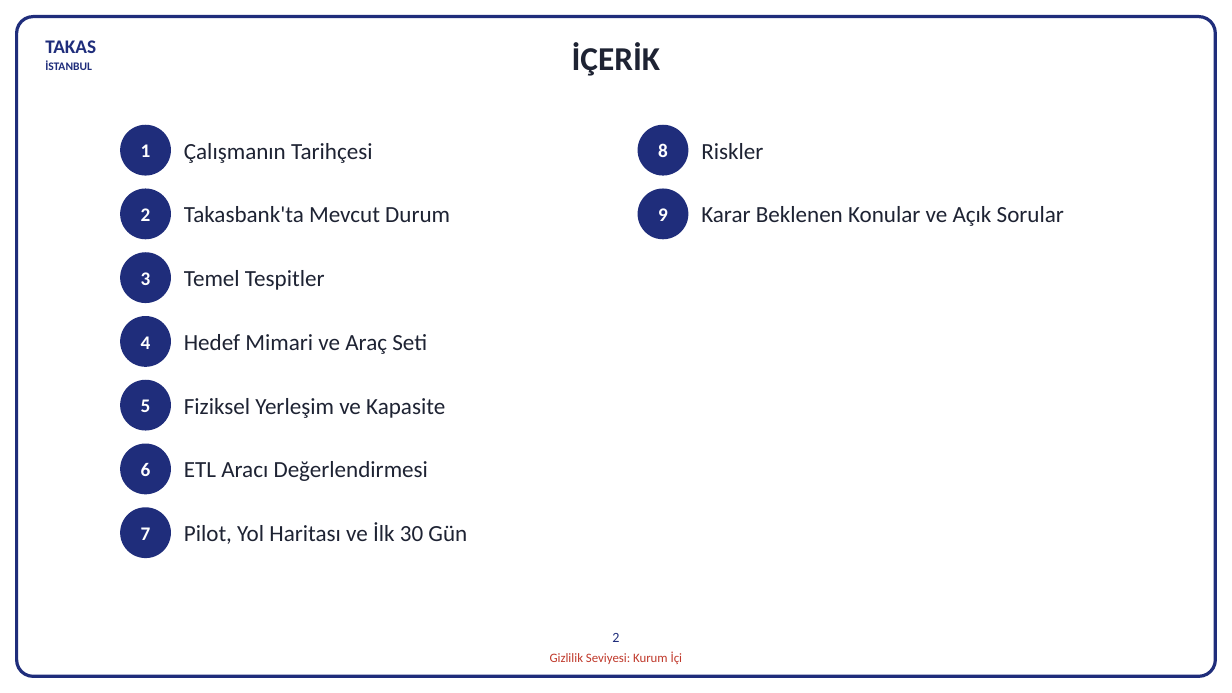
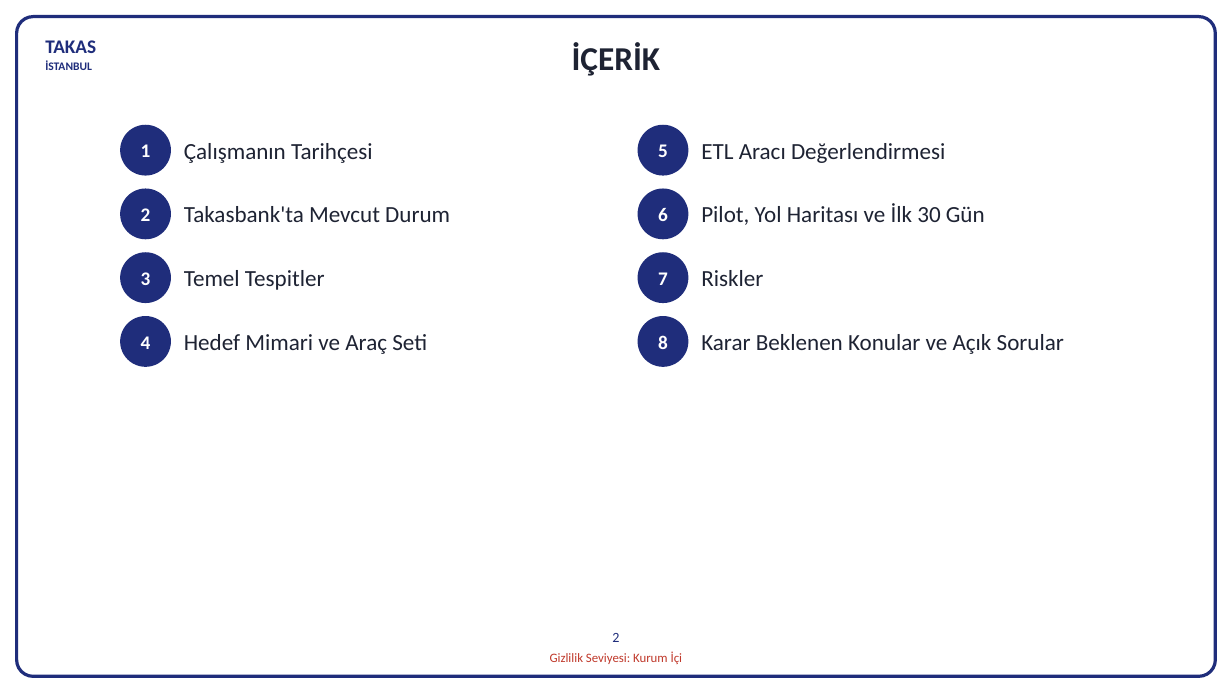
Before and after one commit to hanifidemirel0/Cursor-Projects, a slide deck: slide 2 of outputs/dwh-sunum-kasim-2026/5 - DWHSunum_Kasim2026.pptx. Drawn at 1232x693 pixels with LibreOffice and Linux fonts; fonts in the diff are those of the drawing. Boxes give left, top, right and bottom in pixels: in the first picture for what was removed or moved away, otherwise in the second. Text is boxed around its words. In the diff, an @@ line names an element or a change of style, - is before the commit and + after.

```diff
--- a/outputs/dwh-sunum-kasim-2026/5 - DWHSunum_Kasim2026.pptx
+++ b/outputs/dwh-sunum-kasim-2026/5 - DWHSunum_Kasim2026.pptx
@@ text "ETL Aracı Değerlendirmesi": place and size @@
-text "ETL Aracı Değerlendirmesi" at <box>184,461,428,481</box>
+text "ETL Aracı Değerlendirmesi" at <box>701,143,945,163</box>
@@ ellipse removed at <box>638,189,689,239</box> @@
-9
@@ text "Pilot, Yol Haritası ve İlk ...": place and size @@
-text "Pilot, Yol Haritası ve İlk ..." at <box>184,522,467,544</box>
+text "Pilot, Yol Haritası ve İlk ..." at <box>701,203,985,225</box>
@@ 3 ellipses: place and size @@
-3 ellipses at <box>120,380,171,558</box>
+3 ellipses at <box>638,125,689,303</box>
@@ text "Riskler": place and size @@
-text "Riskler" at <box>701,143,763,159</box>
+text "Riskler" at <box>701,270,763,286</box>
@@ ellipse "8": place and size @@
-ellipse "8" at <box>638,125,689,176</box>
+ellipse "8" at <box>638,316,689,367</box>
@@ text "Karar Beklenen Konular ve Açık ...": place and size @@
-text "Karar Beklenen Konular ve Açık ..." at <box>701,206,1064,226</box>
+text "Karar Beklenen Konular ve Açık ..." at <box>701,334,1064,354</box>
@@ text removed at <box>184,398,445,418</box> @@
-Fiziksel Yerleşim ve Kapasite
```
Also in this commit, not shown: 11 other slides changed, 1 slide removed, 3 other files.
